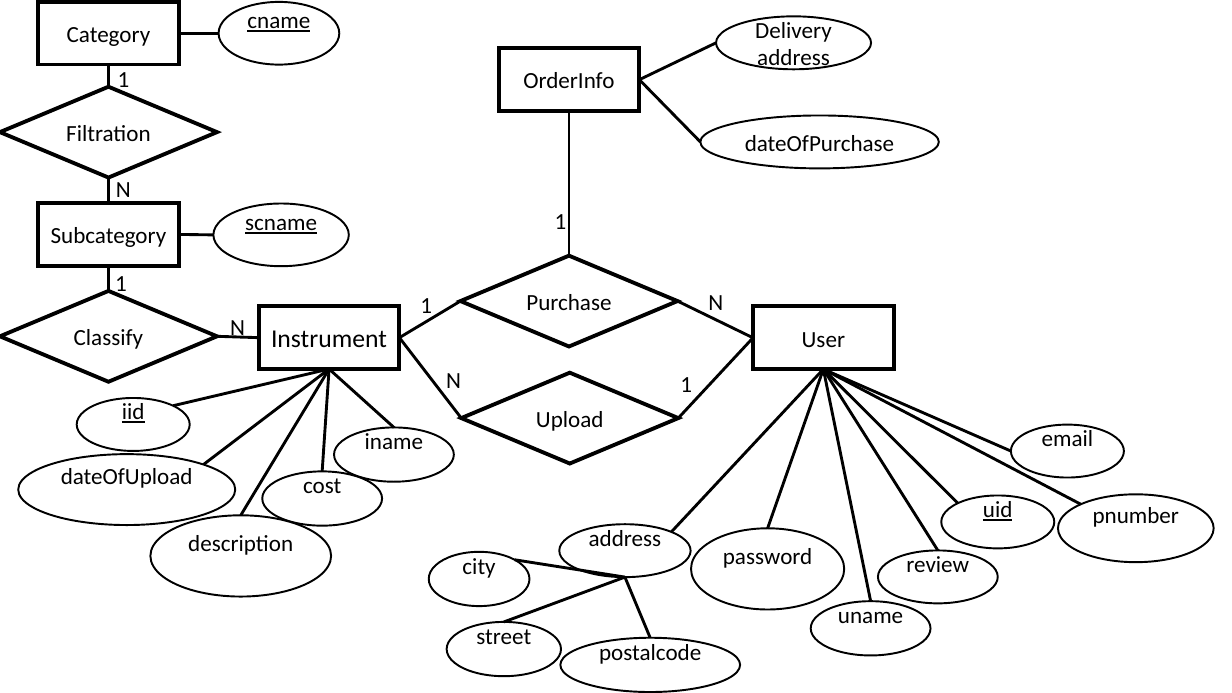
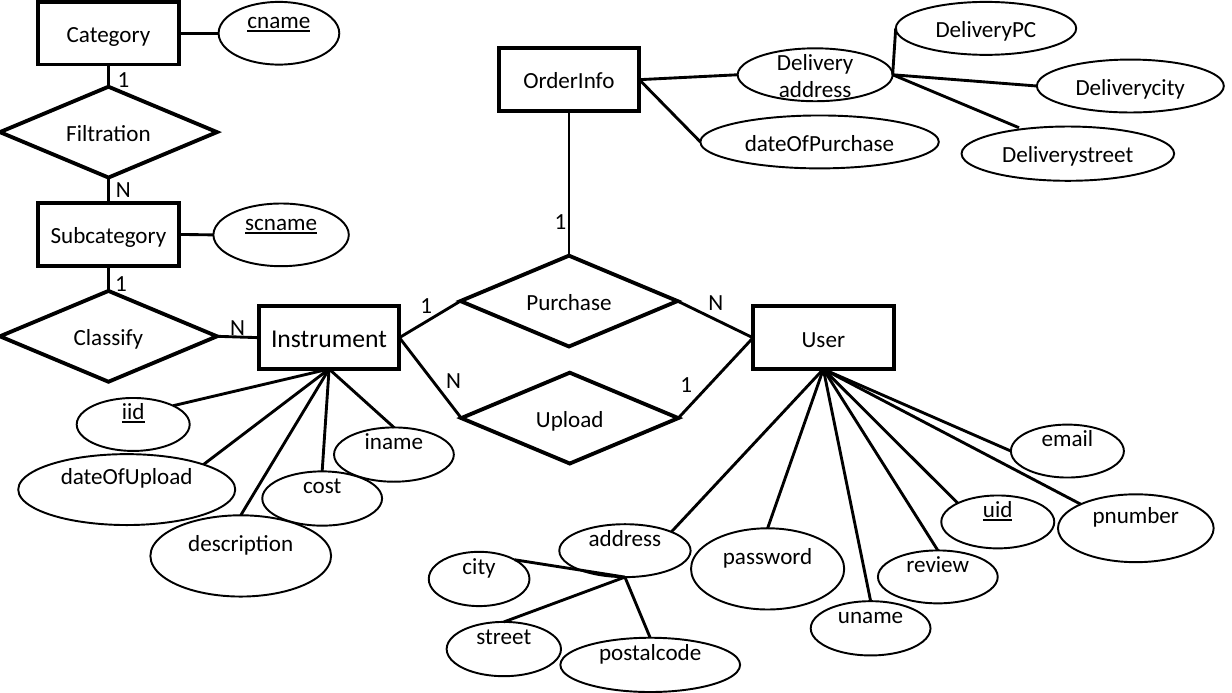
Before and after one commit to SDominik5/HasznaltHangszerek, a slide deck: slide 1 of Er.pptx. Drawn at 1232x693 pixels with LibreOffice and Linux fonts; fonts in the diff are those of the drawing. Boxes give left, top, right and bottom in pixels: in the first picture for what was removed or moved away, otherwise in the second. Text is boxed around its words. In the diff, an @@ line names an element or a change of style, - is before the commit and + after.

Commit message:
fresher

```diff
--- a/Er.pptx
+++ b/Er.pptx
@@ line added from (896, 29) to (893, 75), #000000 2.25 pt @@
@@ ellipse added at [896, 2, 1076, 55], fill #FFFFFF, outline #000000 1.5 pt, 18 pt, text #000000 @@
+DeliveryPC
@@ ellipse "Delivery address": place and size @@
-ellipse "Delivery address" at [716, 17, 872, 69]
+ellipse "Delivery address" at [738, 48, 893, 101]
@@ ellipse added at [1037, 59, 1224, 112], fill #FFFFFF, outline #000000 1.5 pt, 18 pt, text #000000 @@
+Deliverycity
@@ line moved from (716, 43) - (640, 79) to (738, 75) - (640, 79) @@
@@ line added from (1037, 86) to (893, 75), #000000 2.25 pt @@
@@ line added from (1019, 128) to (893, 75), #000000 2.25 pt @@
@@ ellipse added at [962, 127, 1175, 181], fill #FFFFFF, outline #000000 1.5 pt, 18 pt, text #000000 @@
+Deliverystreet
```
